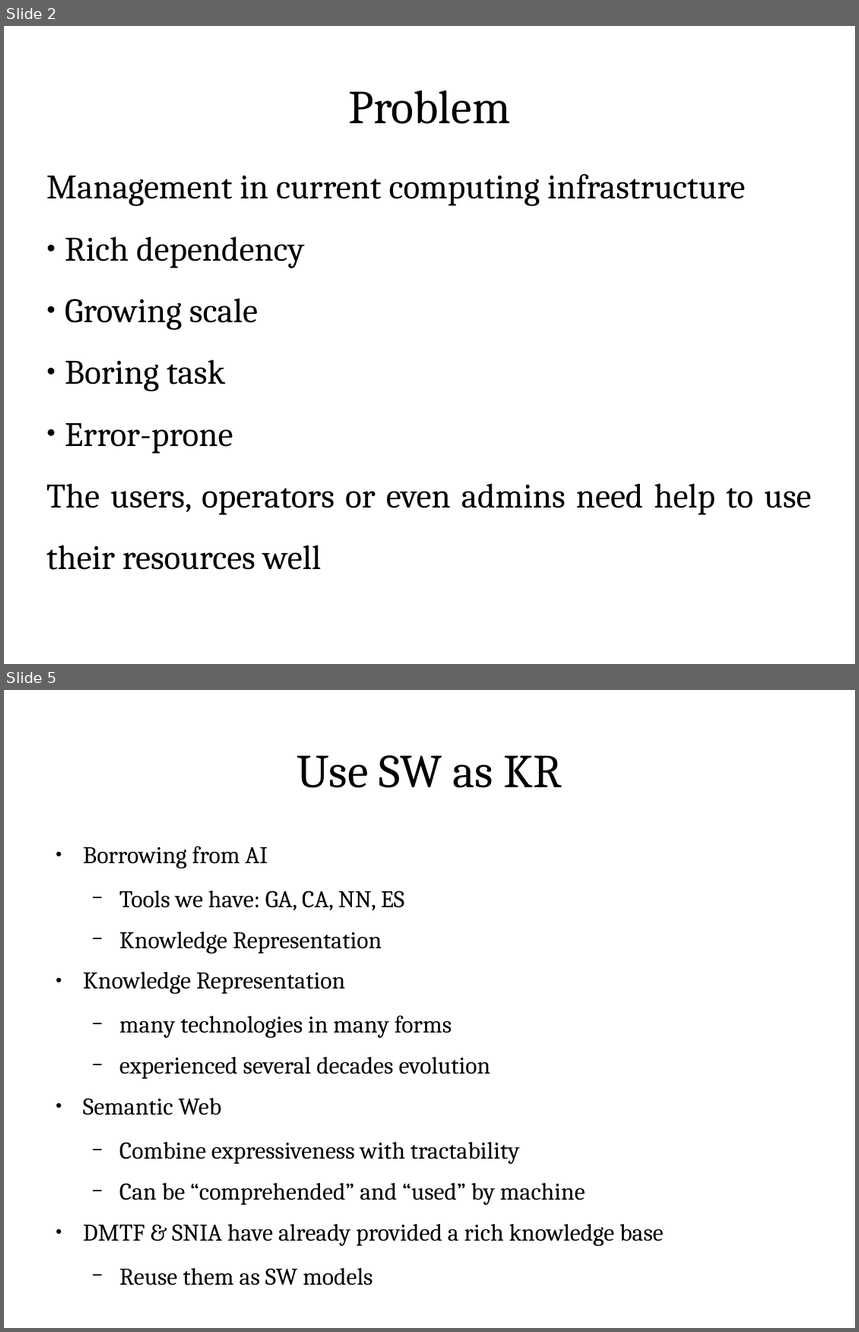
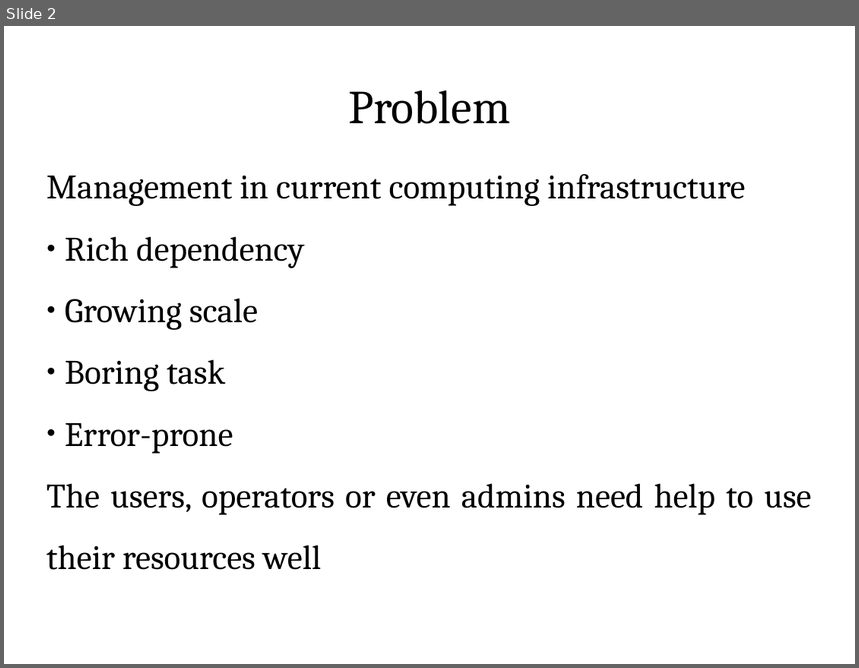
Before and after one commit to ShiZhan/fs-crawler, a slide deck: doc/oam.odp. Shown one above the other, each under a label of ours: slides 2 and 5 before the commit, slide 2 after it; the slides between them are not shown. The pictures are 859x1332 and 859x668 pixels, drawn with LibreOffice and Linux fonts; fonts in the diff are those of the drawing. Boxes give left, top, right and bottom in pixels: in the first picture for what was removed or moved away, otherwise in the second. Text is boxed around its words. In the diff, an @@ line names an element or a change of style, - is before the commit and + after.

```diff
--- a/doc/oam.odp
+++ b/doc/oam.odp
@@ slide 5 removed at [4, 690, 855, 1328], background #FFFFFF @@
@@ title removed at [297, 755, 562, 788] @@
-Use SW as KR
@@ text removed at [83, 846, 664, 1286] @@
-● Borrowing from AI
-  − Tools we have: GA, CA, NN, ES
-  − Knowledge Representation
-● Knowledge Representation
-  − many technologies in many forms
-  − experienced several decades evolution
-● Semantic Web
-  − Combine expressiveness with tractability
-  − Can be “comprehended” and “used” by machine
-● DMTF & SNIA have already provided a rich knowledge base
-  − Reuse them as SW models
```
Also in this commit, not shown: 3 slides changed, 3 slides added, 6 other slides removed.
